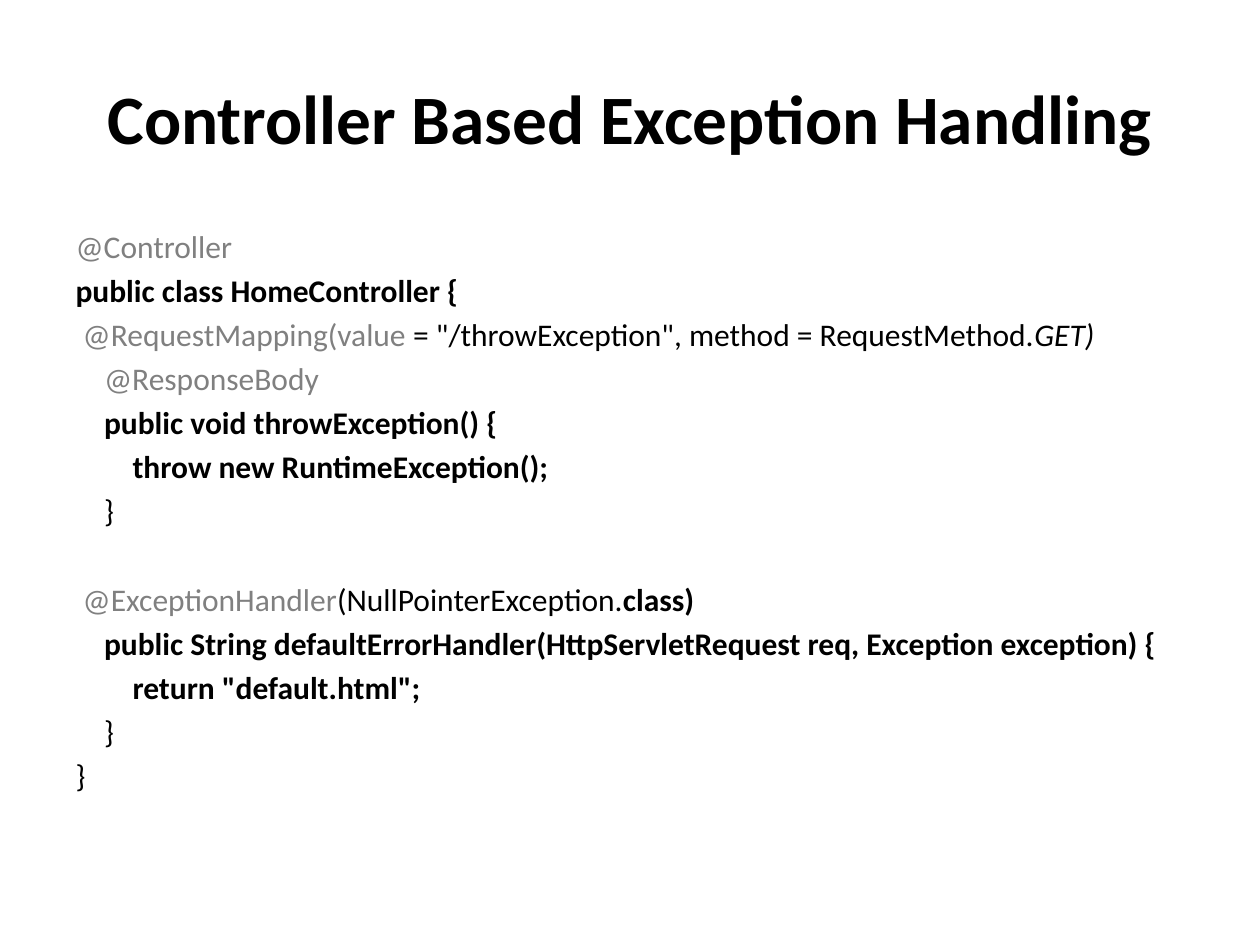
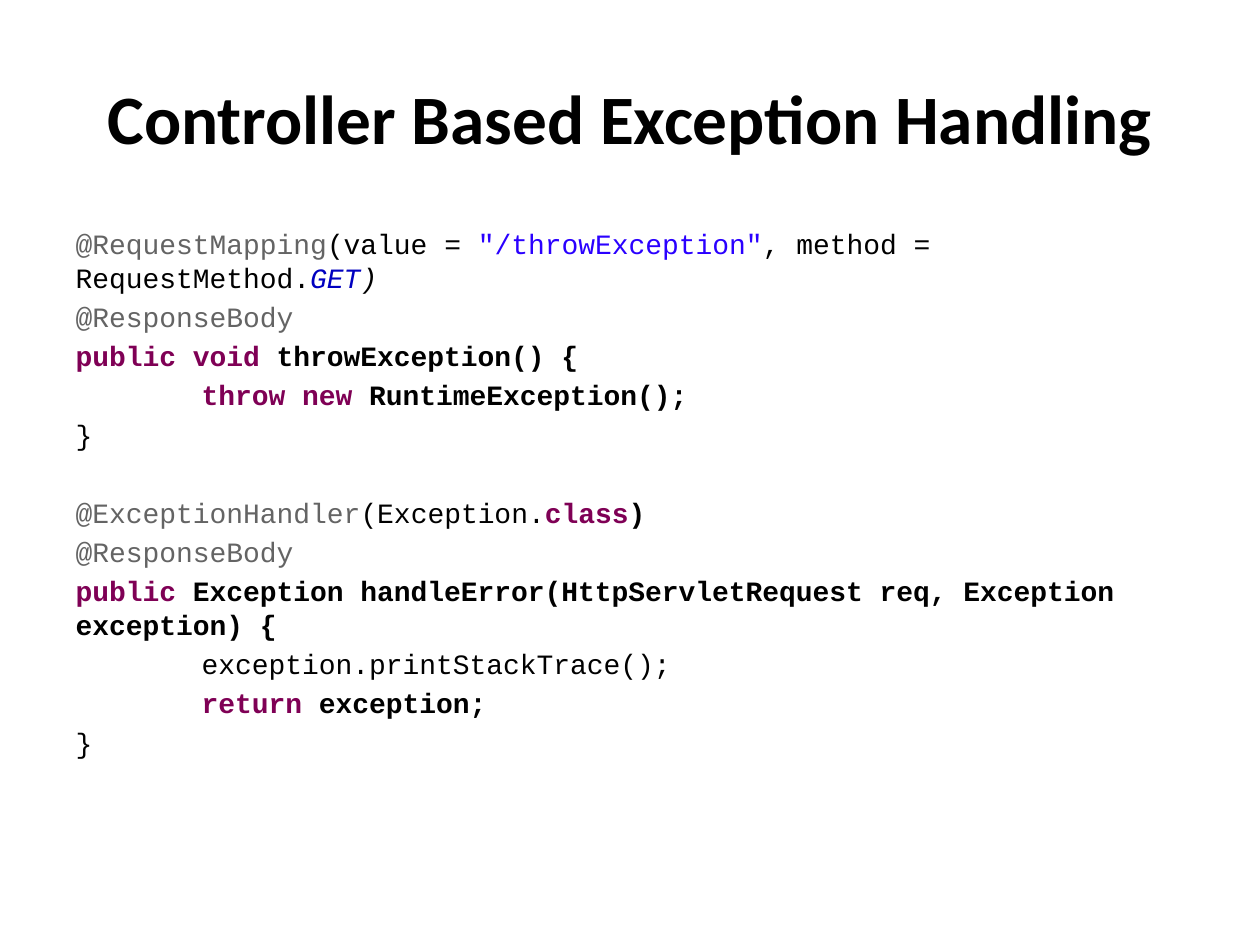
Before and after one commit to hejian1639/SpringMVC, a slide deck: slide 22 of Introduction.pptx (slide 47 before the commit). Drawn at 1260x945 pixels with LibreOffice and Linux fonts; fonts in the diff are those of the drawing. Boxes give left, top, right and bottom in pixels: in the first picture for what was removed or moved away, otherwise in the second. Text is boxed around its words. In the diff, an @@ line names an element or a change of style, - is before the commit and + after.

Commit message:
move servlet code

```diff
--- a/Introduction.pptx
+++ b/Introduction.pptx
@@ text at (76,235,1114,719): paragraph removed @@
-}
@@ text at (76,236,441,307): paragraphs removed @@
-@Controller
-public class HomeController {
@@ text at (76,235,897,411): size 18 to 16 pt, font Calibri to Courier New in "@RequestMapping(value = "/throwException", method = RequestM ...", "@ResponseBody", "public void throwException() {", "throw new RuntimeException();" and 2 more places; text colour #808080 to #646464 in "@RequestMapping(value", "@ResponseBody"; text colour #808080 to #000000 in "@RequestMapping(value"; text colour #000000 to #2A00FF in ""/throwException","; text colour #000000 to #0000C0 in "RequestMethod.GET)"; text colour #000000 to #7F0055 in "public void", "throw new"; indent changed @@
@@ text at (76,503,1114,719): text changed; size 18 to 16 pt; font Calibri to Courier New @@
-@ExceptionHandler(NullPointerException.class)
-public String defaultErrorHandler(HttpServletRequest req, Exception exception) {
-return "default.html";
+@ExceptionHandler(Exception.class)
+@ResponseBody
+public Exception handleError(HttpServletRequest req, Exception exception) {
+exception.printStackTrace();
+return exception;
```
Also in this commit, not shown: 11 other slides changed, 10 slides added, 41 slides removed, 9 other files.
